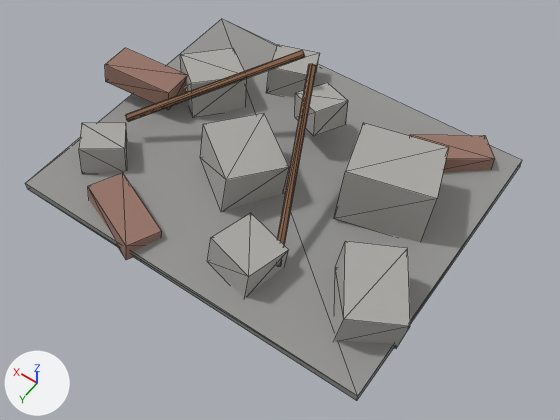
One commit to the FBX model unity/HorrorGame/Assets/Models/Dressing/Dress_RubblePile.fbx: the scene before it, then after it.
The view is the same before and after, from a 50 mm camera at (-0.819, 1.131, 1.652) aimed at (-0.093, 0.115, 0.055). Lighting does not change. The marker at lower left points along +X, +Y and +Z. The picture after the commit comes second. Mesh edges are drawn as thin lines.

Names of what the first picture shows: 'Dress_RubblePile'.
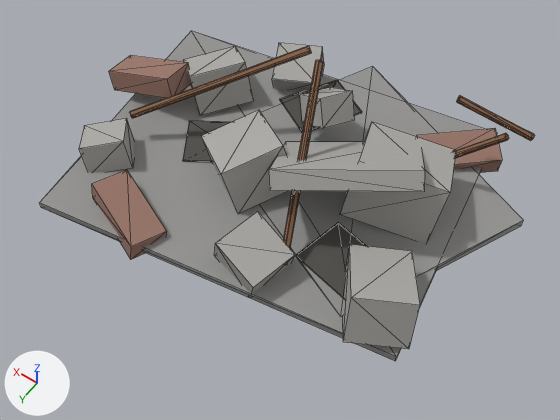
Boxes (x1, y1, x2, y2) around the edits, measured in the pictures (560 x 420 px):
'Dress_RubblePile', reshaped (14% shorter): before (25, 19, 522, 401); after (40, 31, 535, 361)
part 1 of me_cube, rebuilt: before (277, 64, 316, 266); after (283, 60, 323, 265)
part 2 of me_cube, rebuilt: before (125, 50, 305, 122); after (130, 46, 311, 119)
part 3 of me_cube, rebuilt (11% narrower, 14% shorter): before (25, 19, 522, 401); after (40, 31, 484, 361)
part 4 of me_cube, rebuilt: before (208, 213, 289, 297); after (214, 211, 295, 294)
part 5 of me_cube, rebuilt (22% shorter): before (295, 83, 348, 136); after (300, 87, 355, 128)
part 6 of me_cube, rebuilt: before (334, 123, 449, 242); after (340, 122, 456, 242)
part 7 of me_cube, rebuilt (14% wider): before (79, 123, 127, 174); after (79, 118, 134, 172)
part 8 of me_cube, rebuilt: before (88, 173, 162, 260); after (92, 170, 167, 260)
part 9 of me_cube, rebuilt: before (200, 113, 289, 211); after (201, 110, 287, 214)
part 10 of me_cube, rebuilt: before (334, 241, 410, 349); after (343, 244, 420, 349)
part 11 of me_cube, rebuilt (21% taller): before (410, 135, 495, 172); after (416, 128, 502, 173)
part 12 of me_cube, rebuilt: before (180, 48, 247, 118); after (183, 46, 254, 116)
part 13 of me_cube, rebuilt: before (266, 45, 320, 97); after (272, 43, 324, 92)
part 14 of me_cube, rebuilt (30% shorter): before (105, 48, 186, 110); after (109, 55, 191, 98)
part 15 of me_cube, added: after (183, 66, 535, 317)

The change, as a diff of the scene's bpy script:
```diff
--- a/unity/HorrorGame/Assets/Models/Dressing/Dress_RubblePile.fbx.py
+++ b/unity/HorrorGame/Assets/Models/Dressing/Dress_RubblePile.fbx.py
@@ me_cube @@
-me_cube.from_pydata(...)  # 120 vertices, 184 faces; spans x -0.555..0.596, y -0.43..0.447, z 0.0..0.324
+me_cube.from_pydata(...)  # 184 vertices, 284 faces; spans x -0.624..0.576, y -0.494..0.463, z 0.0..0.348
+# me_cube part 1: the loose piece of 12 vertices spanning x -0.203..0.003, y -0.156..0.276, z 0.06..0.324 is rebuilt with 12 vertices and now spans x -0.223..-0.017, y -0.156..0.276, z 0.084..0.348
+# me_cube part 2: the loose piece of 12 vertices spanning x 0.055..0.425, y -0.219..0.139, z 0.097..0.287 is rebuilt with 12 vertices and now spans x 0.035..0.405, y -0.219..0.139, z 0.121..0.311
+# me_cube part 3: the loose piece of 8 vertices spanning x -0.53..0.53, y -0.43..0.43, z 0.012..0.036 is rebuilt with 8 vertices and now spans x -0.555..0.555, y -0.463..0.463, z 0.036..0.058
+# me_cube part 4: the loose piece of 8 vertices spanning x -0.206..-0.034, y 0.207..0.373, z 0.011..0.138 is rebuilt with 8 vertices and now spans x -0.234..-0.046, y 0.204..0.376, z 0.018..0.169
+# me_cube part 5: the loose piece of 8 vertices spanning x -0.09..0.05, y -0.253..-0.107, z 0.092..0.192 is rebuilt with 8 vertices and now spans x -0.118..0.038, y -0.254..-0.106, z 0.091..0.231
+# me_cube part 6: the loose piece of 8 vertices spanning x -0.444..-0.156, y -0.232..0.052, z 0.002..0.214 is rebuilt with 8 vertices and now spans x -0.467..-0.173, y -0.241..0.061, z 0.0..0.252
+# me_cube part 7: the loose piece of 8 vertices spanning x 0.338..0.502, y 0.143..0.317, z 0.012..0.124 is rebuilt with 8 vertices and now spans x 0.31..0.49, y 0.146..0.314, z 0.025..0.151
+# me_cube part 8: the loose piece of 8 vertices spanning x 0.109..0.351, y 0.273..0.447, z 0.0..0.092 is rebuilt with 8 vertices and now spans x 0.088..0.332, y 0.274..0.446, z 0.017..0.119
+# me_cube part 9: the loose piece of 8 vertices spanning x -0.075..0.195, y -0.057..0.197, z 0.012..0.188 is rebuilt with 8 vertices and now spans x -0.101..0.181, y -0.055..0.195, z 0.013..0.223
+# me_cube part 10: the loose piece of 8 vertices spanning x -0.555..-0.305, y 0.095..0.345, z 0.008..0.172 is rebuilt with 8 vertices and now spans x -0.572..-0.328, y 0.081..0.359, z 0.009..0.207
+# me_cube part 11: the loose piece of 8 vertices spanning x -0.475..-0.245, y -0.43..-0.21, z 0.0..0.092 is rebuilt with 8 vertices and now spans x -0.497..-0.263, y -0.432..-0.208, z 0.019..0.117
+# me_cube part 12: the loose piece of 8 vertices spanning x 0.219..0.441, y -0.257..-0.023, z 0.007..0.157 is rebuilt with 8 vertices and now spans x 0.187..0.433, y -0.258..-0.022, z 0.012..0.192
+# me_cube part 13: the loose piece of 8 vertices spanning x 0.085..0.255, y -0.407..-0.233, z 0.01..0.13 is rebuilt with 8 vertices and now spans x 0.063..0.237, y -0.413..-0.227, z 0.022..0.158
+# me_cube part 14: the loose piece of 8 vertices spanning x 0.364..0.596, y -0.088..0.048, z 0.062..0.154 is rebuilt with 8 vertices and now spans x 0.344..0.576, y -0.087..0.047, z 0.061..0.191
+# me_cube part 15: 64 vertices added at x -0.624..0.301, y -0.494..0.294, z 0.036..0.309
 me_cube.materials.append(mat_dress_concrete)
@@ me_cube @@
 me_cube.materials.append(mat_dress_rustheavy)
+me_cube.materials.append(mat_dress_grime)  # dark grey #56534f
```
